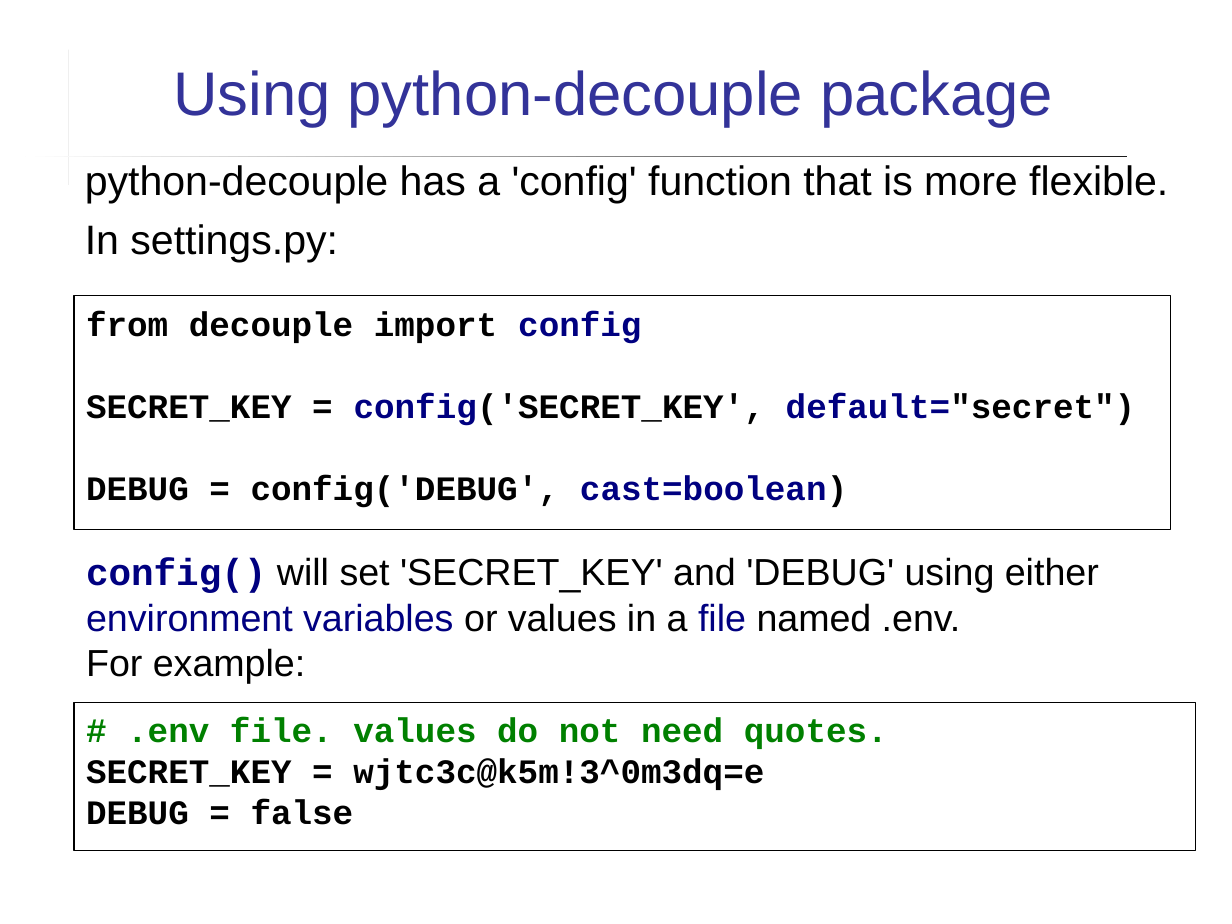
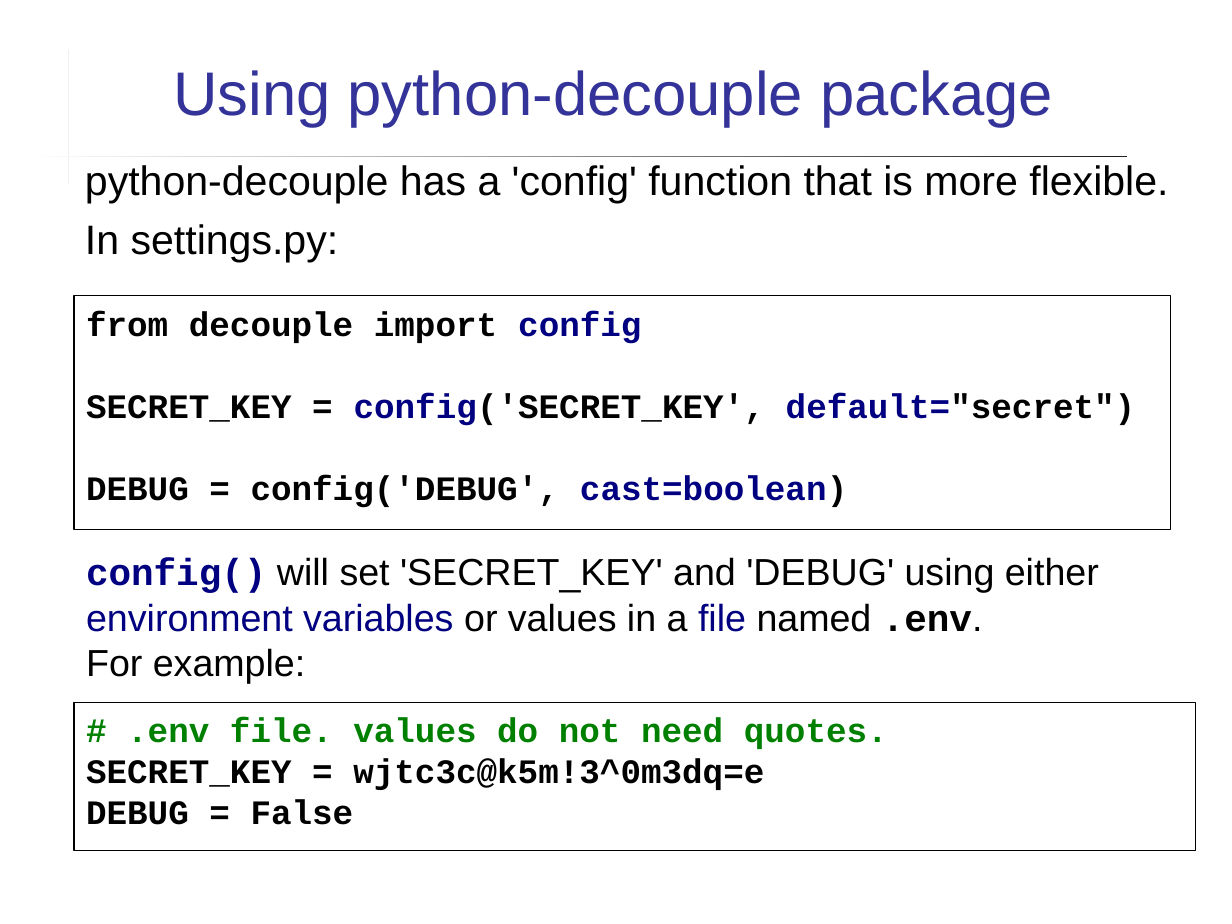
Before and after one commit to cpske/ISP, a slide deck: slide 12 of refactoring/Separate-config-from-code.ppt (slide 10 before the commit). Drawn at 1232x924 pixels with LibreOffice and Linux fonts; fonts in the diff are those of the drawing. Boxes give left, top, right and bottom in pixels: in the first picture for what was removed or moved away, otherwise in the second. Text is boxed around its words. In the diff, an @@ line names an element or a change of style, - is before the commit and + after.

Commit message:
add description of django dumpdata, improve wording in slides

```diff
--- a/refactoring/Separate-config-from-code.ppt
+++ b/refactoring/Separate-config-from-code.ppt
@@ text "config() will set 'SECRET_KEY' and ..." at (86,557,1099,683): font Arial to Courier New, bold on in ".env." @@
@@ text in rectangle at (86,799,354,825): text changed @@
-DEBUG = false
+DEBUG = False
```
Also in this commit, not shown: 7 other slides changed, 2 slides added, 6 other files.
